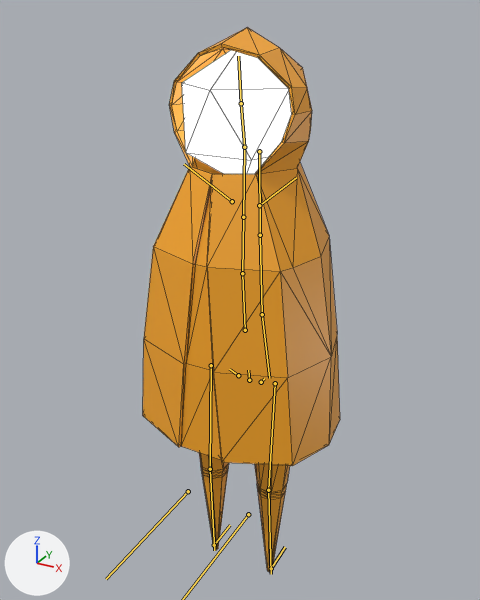
A saved change to the glTF model game-jam-behavior-2025/assets/character/character_v1.glb.
Both versions are drawn from a camera (50 mm lens) standing at (0.992, -1.824, 2.054) and looking at (-0.015, 0.008, 1.138). The axes (+X, +Y, +Z) are drawn at lower left. The lights are the same throughout. The bones that bend it are drawn over the model as lines. Mesh edges are drawn as thin lines.
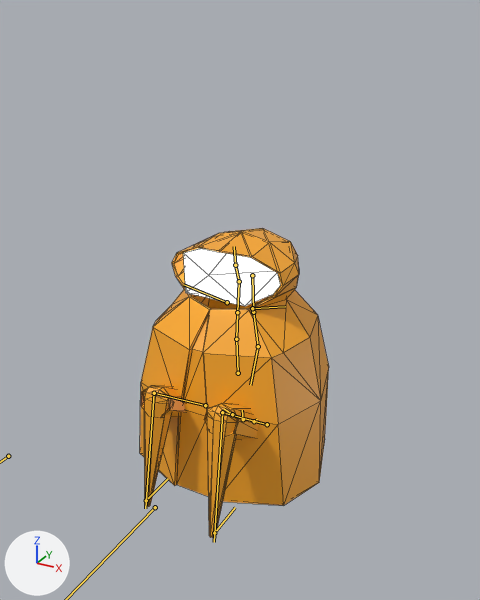
The newer file adds an action. The first version stands in its rest pose; the second is drawn at frame 7 of the action 'Boule'.

Pixel boxes [x1, y1, x2, y2] of what changed, in the pictures (480 x 600 px):
'Cone', posed (43% shorter)
    before: [143, 28, 340, 572]
    after: [140, 228, 329, 538]
'Cone.002', posed (12% narrower, 53% shorter)
    before: [182, 50, 292, 174]
    after: [183, 248, 280, 306]
bone 'spine', root to tip
    before: (249, 380) to (248, 370)
    after: (243, 419) to (242, 410)
bone 'spine.001', root to tip
    before: (245, 330) to (242, 273)
    after: (238, 373) to (236, 339)
bone 'spine.002', root to tip
    before: (242, 273) to (243, 217)
    after: (236, 339) to (237, 312)
bone 'spine.007', root to tip
    before: (260, 235) to (262, 314)
    after: (253, 312) to (258, 346)
bone 'spine.008', root to tip
    before: (262, 314) to (269, 378)
    after: (258, 346) to (250, 385)
bone 'thigh.L', root to tip
    before: (275, 383) to (268, 490)
    after: (267, 424) to (222, 412)
bone 'shin.L', root to tip
    before: (268, 490) to (271, 574)
    after: (222, 412) to (214, 542)
bone 'thigh.R', root to tip
    before: (211, 365) to (210, 469)
    after: (205, 405) to (154, 393)
bone 'shin.R', root to tip
    before: (210, 469) to (214, 550)
    after: (154, 393) to (145, 508)

The change, as a list of edits to the scene's bpy script:
```text
Change bone_spine:
    where bone_spine = bpy.data.objects['metarig'].pose.bones['spine']
    bone_spine.location: (0.0, 0.0, 0.0) -> (-0.029, -0.181, 0.027)
Change bone_spine_001:
    where bone_spine_001 = bpy.data.objects['metarig'].pose.bones['spine.001']  # child of 'spine'
    bone_spine_001.scale: (1.0, 1.0, 1.0) -> (1.0, 0.66, 1.0)
Change bone_spine_002:
    where bone_spine_002 = bpy.data.objects['metarig'].pose.bones['spine.002']  # child of 'spine.001'
    bone_spine_002.scale: (1.0, 1.0, 1.0) -> (1.0, 0.77, 1.0)
Change bone_spine_007:
    where bone_spine_007 = bpy.data.objects['metarig'].pose.bones['spine.007']  # child of 'spine.006'
    bone_spine_007.rotation_quaternion: (1.0, 0.0, 0.0, 0.0) -> (1.0, 0.024, 0.004, -0.003)  # degrees (0, 0, 0) -> degrees (3, 0, 0)
Change bone_spine_008:
    where bone_spine_008 = bpy.data.objects['metarig'].pose.bones['spine.008']  # child of 'spine.007'
    bone_spine_008.rotation_quaternion: (1.0, 0.0, 0.0, 0.0) -> (0.983, -0.177, -0.02, 0.033)  # degrees (0, 0, 0) -> degrees (-20, -2, 4)
Change bone_thigh_l:
    where bone_thigh_l = bpy.data.objects['metarig'].pose.bones['thigh.L']  # child of 'spine'
    bone_thigh_l.rotation_quaternion: (1.0, 0.0, 0.0, 0.0) -> (0.475, -0.878, -0.047, 0.032)  # degrees (0, 0, 0) -> degrees (-123, 1, 6)
Change bone_shin_l:
    where bone_shin_l = bpy.data.objects['metarig'].pose.bones['shin.L']  # child of 'thigh.L'
    bone_shin_l.rotation_quaternion: (1.0, 0.0, 0.0, 0.0) -> (0.583, 0.803, 0.0, -0.124)  # degrees (0, 0, 0) -> degrees (107, 12, -8)
Change bone_thigh_r:
    where bone_thigh_r = bpy.data.objects['metarig'].pose.bones['thigh.R']  # child of 'spine'
    bone_thigh_r.rotation_quaternion: (1.0, 0.0, 0.0, 0.0) -> (0.483, -0.873, -0.007, -0.07)  # degrees (0, 0, 0) -> degrees (-122, -7, -3)
Change bone_shin_r:
    where bone_shin_r = bpy.data.objects['metarig'].pose.bones['shin.R']  # child of 'thigh.R'
    bone_shin_r.rotation_quaternion: (1.0, 0.0, 0.0, 0.0) -> (0.558, 0.82, 0.0, 0.127)  # degrees (0, 0, 0) -> degrees (111, -12, 8)
```
